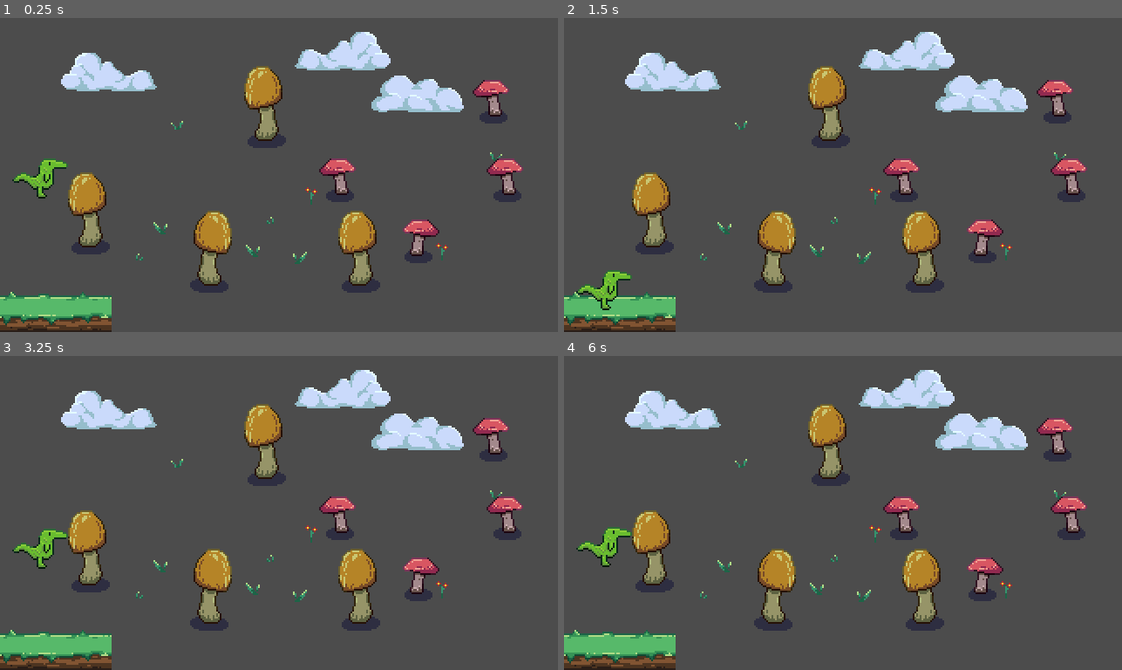
Above: before the commit, frames 1-4 (two rows, left to right).
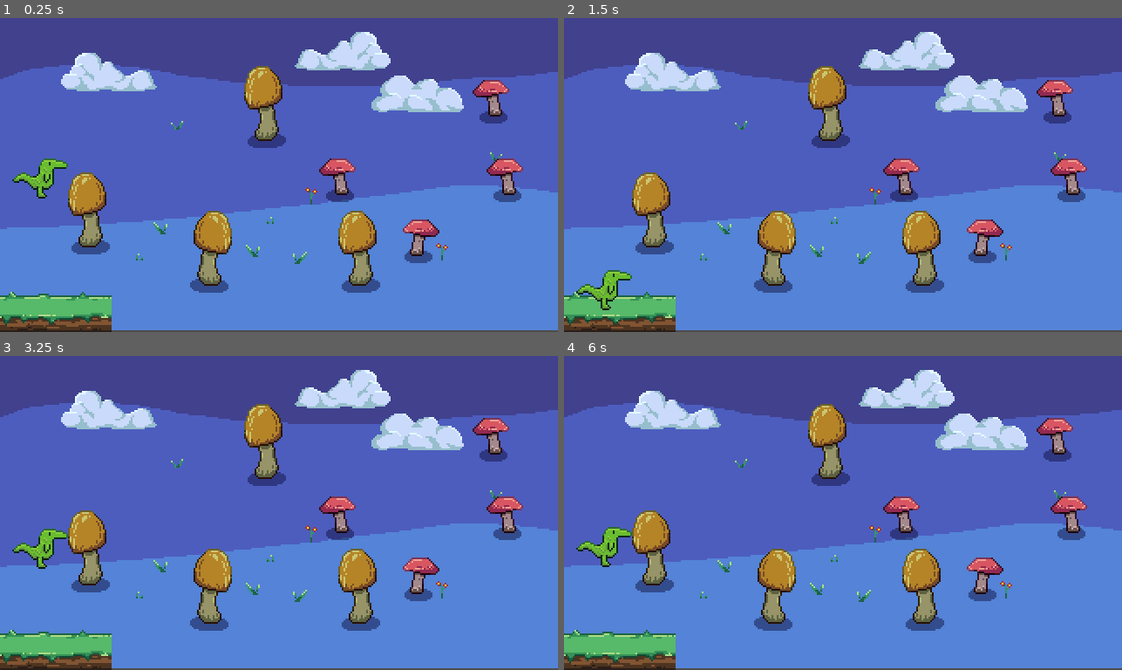
Above: after the commit, the same moments.

Repository: zMenta/DinosaurRun
Game: Godot game, scene res://main/Main.tscn
Same seed, same stepped clock (60 frames per second), same inputs: the game is played once before the commit and once after it.
Inputs:
- Up to frame 1 (0.25 s): no input
- Up to frame 2 (1.5 s): tap Space (jump) at 0.77 s
- Up to frame 3 (3.25 s): tap Space (jump) at 1.52, 3.02 s; tap Enter at 2.75 s
- Up to frame 4 (6 s): tap Space (jump) at 3.77, 4.52, 5.75 s

The runs differ from the first frame. In frame 1, 86% of the frame differs, in the area x 0-100%, y 0-100%; in frame 2, 86%; in frame 3, 86%; in frame 4, 86%.

Commit message:
ground manager and new sky sprite

Diff:
--- a/DinosaurRun/main/Main.tscn
+++ b/DinosaurRun/main/Main.tscn
@@ -8,9 +8,14 @@
 [ext_resource path="res://scenes/world/obstacles/ObstacleBig.tscn" type="PackedScene" id=6]
 [ext_resource path="res://scenes/world/obstacles/ObstacleSmall.tscn" type="PackedScene" id=7]
 [ext_resource path="res://scenes/world/obstacles/Obstacle.gd" type="Script" id=8]
+[ext_resource path="res://scenes/world/map/assets/Sky2.png" type="Texture" id=9]
 
 [node name="Main" type="Node2D"]
 script = ExtResource( 3 )
+
+[node name="Sky2" type="Sprite" parent="."]
+position = Vector2( 160, 89 )
+texture = ExtResource( 9 )
 
 [node name="StaticBody2D" type="StaticBody2D" parent="."]
 
--- a/DinosaurRun/project.godot
+++ b/DinosaurRun/project.godot
@@ -19,6 +19,11 @@
 "language": "GDScript",
 "path": "res://scenes/world/EnviromentLayer.gd"
 }, {
+"base": "StaticBody2D",
+"class": "Ground",
+"language": "GDScript",
+"path": "res://scenes/world/ground/ground/Ground.gd"
+}, {
 "base": "Node",
 "class": "Obstacle",
 "language": "GDScript",
@@ -32,6 +37,7 @@
 _global_script_class_icons={
 "BaseState": "",
 "EnviromentLayer": "",
+"Ground": "",
 "Obstacle": "",
 "Player": ""
 }
--- /dev/null
+++ b/DinosaurRun/scenes/world/ground/GroundManager.gd
@@ -0,0 +1,8 @@
+extends Node2D
+
+onready var respawn_position := $Position2D
+
+
+func _on_Ground_screen_exited(ground: Ground) -> void:
+	print(str(ground) + " | respawned")
+	ground.global_position = respawn_position.global_position
--- a/DinosaurRun/scenes/world/ground/GroundManager.tscn
+++ b/DinosaurRun/scenes/world/ground/GroundManager.tscn
@@ -1,3 +1,93 @@
-[gd_scene format=2]
+[gd_scene load_steps=4 format=2]
+
+[ext_resource path="res://scenes/world/ground/ground/Ground.tscn" type="PackedScene" id=1]
+[ext_resource path="res://scenes/world/EnviromentLayer.gd" type="Script" id=2]
+[ext_resource path="res://scenes/world/ground/GroundManager.gd" type="Script" id=3]
 
 [node name="GroundManager" type="Node2D"]
+script = ExtResource( 3 )
+
+[node name="Position2D" type="Position2D" parent="."]
+position = Vector2( 416, 164 )
+
+[node name="GroundGroup" type="Node2D" parent="."]
+script = ExtResource( 2 )
+speed = 130.0
+
+[node name="Ground" parent="GroundGroup" instance=ExtResource( 1 )]
+position = Vector2( 32, 164 )
+
+[node name="Ground2" parent="GroundGroup" instance=ExtResource( 1 )]
+position = Vector2( 96, 164 )
+
+[node name="Ground3" parent="GroundGroup" instance=ExtResource( 1 )]
+position = Vector2( 160, 164 )
+
+[node name="Ground4" parent="GroundGroup" instance=ExtResource( 1 )]
+position = Vector2( 224, 164 )
+
+[node name="Ground5" parent="GroundGroup" instance=ExtResource( 1 )]
+position = Vector2( 288, 164 )
+
+[node name="Ground6" parent="GroundGroup" instance=ExtResource( 1 )]
+position = Vector2( 352, 164 )
+
+[node name="Ground7" parent="GroundGroup" instance=ExtResource( 1 )]
+position = Vector2( 416, 164 )
+
+[node name="Ground8" parent="GroundGroup" instance=ExtResource( 1 )]
+position = Vector2( 480, 164 )
+
+[node name="Ground9" parent="GroundGroup" instance=ExtResource( 1 )]
+position = Vector2( 544, 164 )
+
+[node name="GroundGroup2" type="Node2D" parent="."]
+position = Vector2( 51, 0 )
+script = ExtResource( 2 )
+speed = 130.0
+
+[node name="Ground" parent="GroundGroup2" instance=ExtResource( 1 )]
+position = Vector2( 32, 164 )
+
+[node name="Ground2" parent="GroundGroup2" instance=ExtResource( 1 )]
+position = Vector2( 96, 164 )
+
+[node name="Ground3" parent="GroundGroup2" instance=ExtResource( 1 )]
+position = Vector2( 160, 164 )
+
+[node name="Ground4" parent="GroundGroup2" instance=ExtResource( 1 )]
+position = Vector2( 224, 164 )
+
+[node name="Ground5" parent="GroundGroup2" instance=ExtResource( 1 )]
+position = Vector2( 288, 164 )
+
+[node name="Ground6" parent="GroundGroup2" instance=ExtResource( 1 )]
+position = Vector2( 352, 164 )
+
+[node name="Ground7" parent="GroundGroup2" instance=ExtResource( 1 )]
+position = Vector2( 416, 164 )
+
+[node name="Ground8" parent="GroundGroup2" instance=ExtResource( 1 )]
+position = Vector2( 480, 164 )
+
+[node name="Ground9" parent="GroundGroup2" instance=ExtResource( 1 )]
+position = Vector2( 544, 164 )
+
+[connection signal="screen_exited" from="GroundGroup/Ground" to="." method="_on_Ground_screen_exited"]
+[connection signal="screen_exited" from="GroundGroup/Ground2" to="." method="_on_Ground_screen_exited"]
+[connection signal="screen_exited" from="GroundGroup/Ground3" to="." method="_on_Ground_screen_exited"]
+[connection signal="screen_exited" from="GroundGroup/Ground4" to="." method="_on_Ground_screen_exited"]
+[connection signal="screen_exited" from="GroundGroup/Ground5" to="." method="_on_Ground_screen_exited"]
+[connection signal="screen_exited" from="GroundGroup/Ground6" to="." method="_on_Ground_screen_exited"]
+[connection signal="screen_exited" from="GroundGroup/Ground7" to="." method="_on_Ground_screen_exited"]
+[connection signal="screen_exited" from="GroundGroup/Ground8" to="." method="_on_Ground_screen_exited"]
+[connection signal="screen_exited" from="GroundGroup/Ground9" to="." method="_on_Ground_screen_exited"]
+[connection signal="screen_exited" from="GroundGroup2/Ground" to="." method="_on_Ground_screen_exited"]
+[connection signal="screen_exited" from="GroundGroup2/Ground2" to="." method="_on_Ground_screen_exited"]
+[connection signal="screen_exited" from="GroundGroup2/Ground3" to="." method="_on_Ground_screen_exited"]
+[connection signal="screen_exited" from="GroundGroup2/Ground4" to="." method="_on_Ground_screen_exited"]
+[connection signal="screen_exited" from="GroundGroup2/Ground5" to="." method="_on_Ground_screen_exited"]
+[connection signal="screen_exited" from="GroundGroup2/Ground6" to="." method="_on_Ground_screen_exited"]
+[connection signal="screen_exited" from="GroundGroup2/Ground7" to="." method="_on_Ground_screen_exited"]
+[connection signal="screen_exited" from="GroundGroup2/Ground8" to="." method="_on_Ground_screen_exited"]
+[connection signal="screen_exited" from="GroundGroup2/Ground9" to="." method="_on_Ground_screen_exited"]
--- a/DinosaurRun/scenes/world/ground/ground/Ground.gd
+++ b/DinosaurRun/scenes/world/ground/ground/Ground.gd
@@ -1,4 +1,5 @@
 extends StaticBody2D
+class_name Ground
 
 signal screen_exited(ground)
 
--- a/DinosaurRun/scenes/world/ground/ground/Ground.tscn
+++ b/DinosaurRun/scenes/world/ground/ground/Ground.tscn
@@ -17,7 +17,7 @@
 shape = SubResource( 1 )
 
 [node name="VisibilityNotifier2D" type="VisibilityNotifier2D" parent="."]
-position = Vector2( 0, 7 )
+position = Vector2( -3.09944e-06, 7 )
 scale = Vector2( 3.2, 0.9 )
 
 [connection signal="screen_exited" from="VisibilityNotifier2D" to="." method="_on_VisibilityNotifier2D_screen_exited"]
Not shown: 1 places in DinosaurRun/main/Main.tscn that only renumber resources
Binary file added: DinosaurRun/scenes/world/map/assets/Sky2.png
Not shown, added: DinosaurRun/scenes/world/map/assets/Sky2.png.import
Binary file added: DinosaurRun/scenes/world/map/assets/Sky3.png
Not shown, added: DinosaurRun/scenes/world/map/assets/Sky3.png.import
